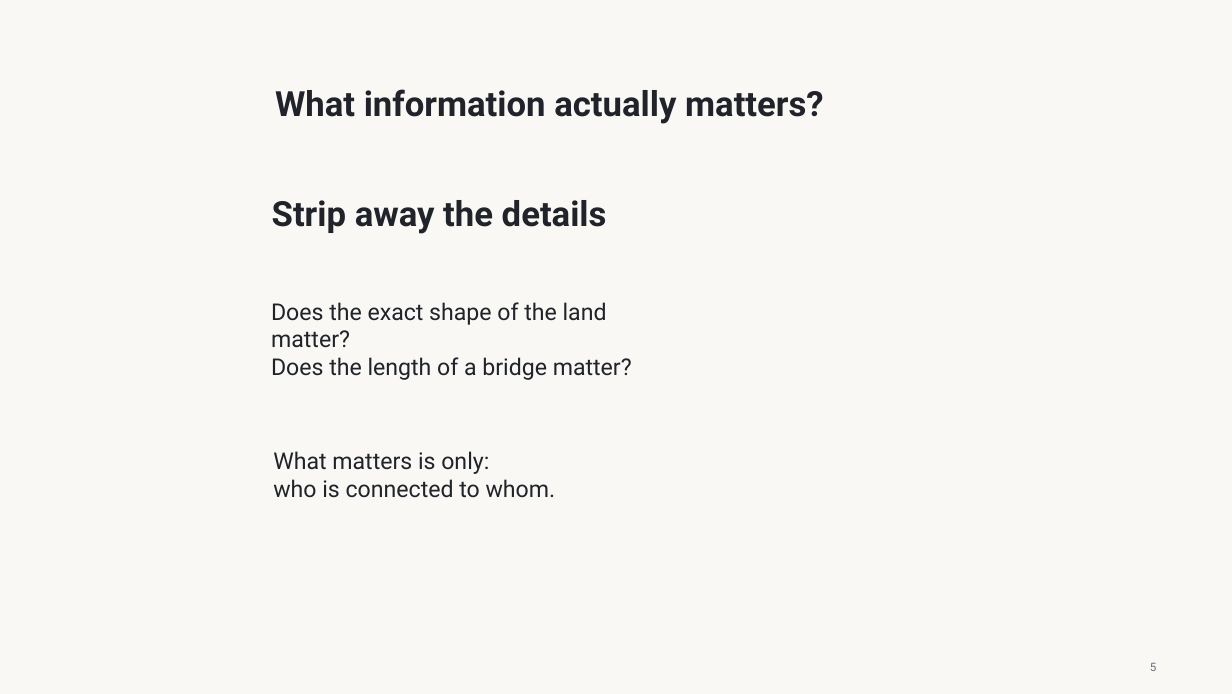
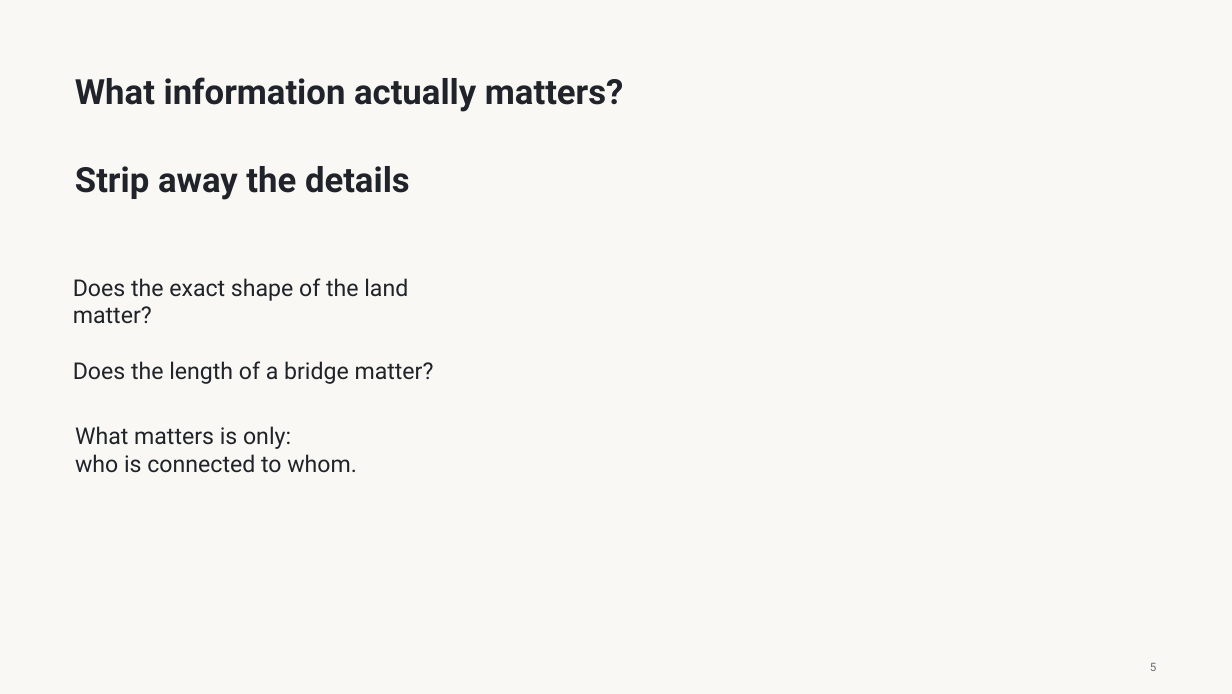
Before and after one commit to shreyash-dhumal/shreyash-dhumal.github.io, a slide deck: slide 5 of Seminar/shreyash.pptx. Drawn at 1232x694 pixels with LibreOffice and Linux fonts; fonts in the diff are those of the drawing. Boxes give left, top, right and bottom in pixels: in the first picture for what was removed or moved away, otherwise in the second. Text is boxed around its words. In the diff, an @@ line names an element or a change of style, - is before the commit and + after.

```diff
--- a/Seminar/shreyash.pptx
+++ b/Seminar/shreyash.pptx
@@ text "What information actually matters?": place and size @@
-text "What information actually matters?" at [275,89,824,124]
+text "What information actually matters?" at [75,77,624,112]
@@ text "Strip away the details": place and size @@
-text "Strip away the details" at [272,200,607,234]
+text "Strip away the details" at [75,166,410,200]
@@ text at [73,278,434,384]: text changed @@
-Does the exact shape of the land matter?
-Does the length of a bridge matter?
+Does the exact shape of the land matter?
+Does the length of a bridge matter?
@@ text "What matters is only: who ...": place and size @@
-text "What matters is only: who ..." at [273,451,556,498]
+text "What matters is only: who ..." at [75,426,357,473]
```
Also in this commit, not shown: 6 other slides changed.
